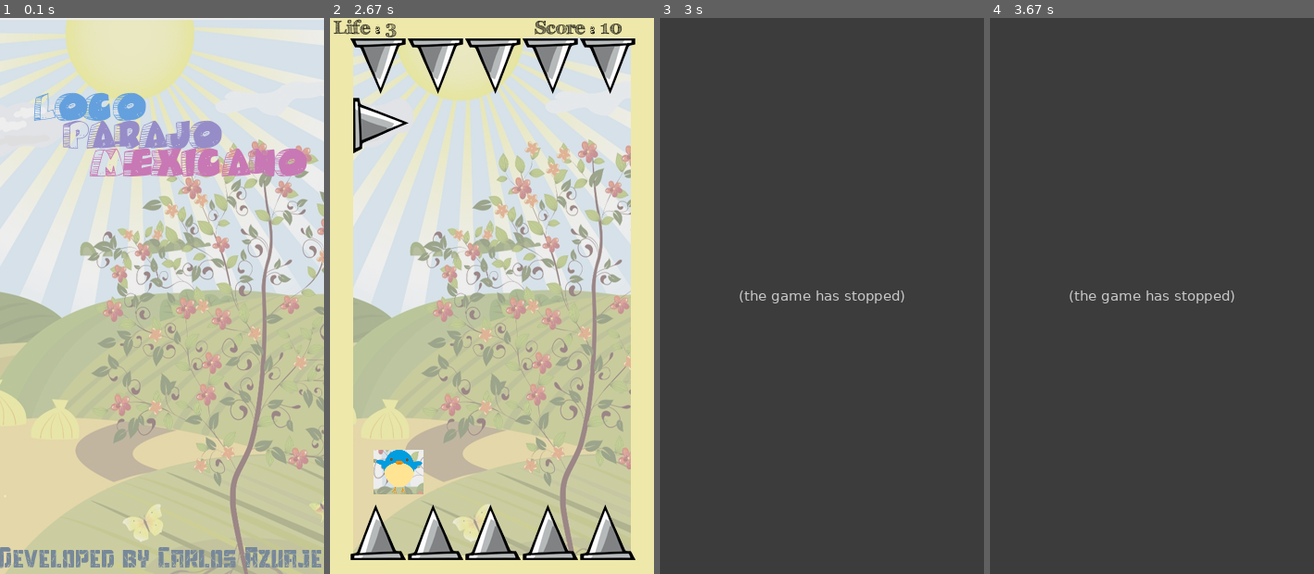
Above: before the commit, frames 1-4 (left to right).
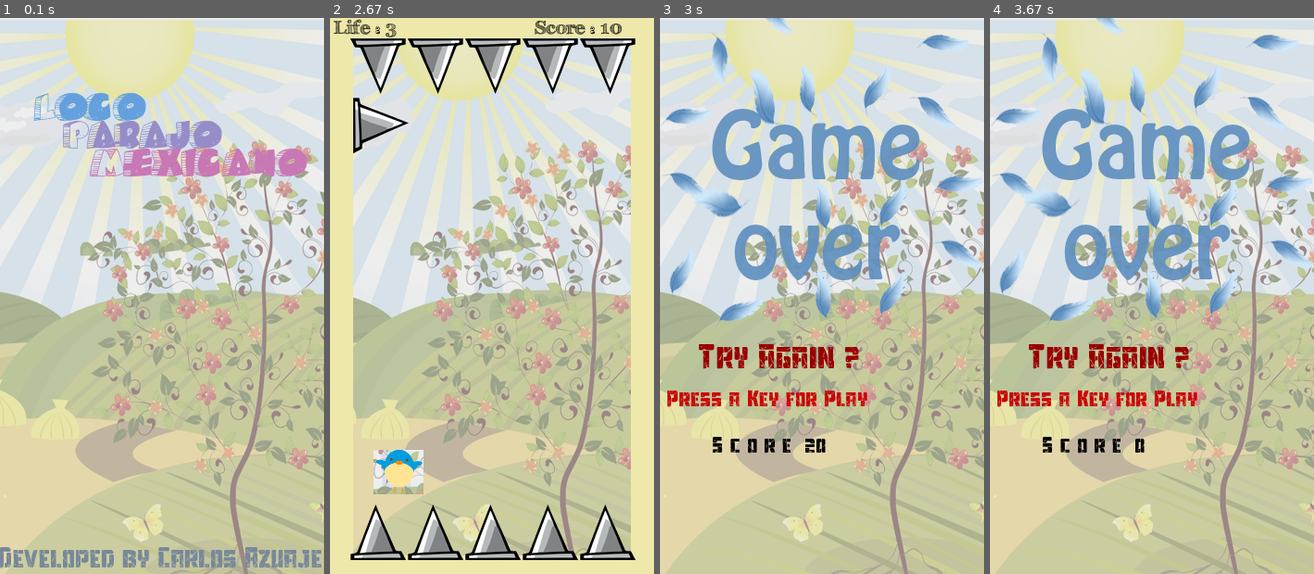
Above: after the commit, the same moments.

Repository: CharlyJazz/Pygame-Dont-touch-the-Spike
Game: pygame game, started from Main.py
Two runs of this game, one before a commit and one after it. Both use one fixed random seed, a clock stepped at 60 frames per second and the inputs below.
Inputs:
- Up to frame 1 (0.1 s): no input
- Up to frame 2 (2.67 s): tap Space at 0.33, 0.67, 1.07, 1.37, 1.57, 1.87, 2.23, 2.63 s
- Up to frame 3 (3 s): tap Space at 2.93 s
- Up to frame 4 (3.67 s): no input

Frames 1-2 are identical in both runs. In frame 3, 100% of the frame differs, in the area x 0-100%, y 0-100%; in frame 4, 100%.
Before the commit the program exited at 2.83 s; later frames show no game.

Commit message:
new music and jump sound, new bug...
loop bug

Diff:
--- a/Bird.py
+++ b/Bird.py
@@ -16,6 +16,7 @@
         self.rect.y = y
         self.gravity = 0.3
         self.game_status = game_on
+        self.jump_sound = pygame.mixer.Sound('jump.wav')
 
     def get_rect(self):
         return self.rect
@@ -44,9 +45,9 @@
             self.rect.y += 3
             self.vel[1] *= -1
 
-
     def up(self):
         self.vel[1] -= 2
+        self.jump_sound.play()
 
     def keydown(self):
         key = pygame.key.get_pressed()
@@ -64,6 +65,7 @@
         self.vel[0] = 3
 
     def update(self, screen):
+        self.jump_sound.set_volume(0.1)
         self.draw(screen)
         self.moving()
         self.keydown()
--- a/Main.py
+++ b/Main.py
@@ -9,6 +9,10 @@
 
 
 pygame.init()
+pygame.mixer.init()
+pygame.mixer.music.load('music.mp3')
+pygame.mixer.music.set_volume(0.5)
+pygame.mixer.music.play(-1)
 
 class Main(object):
     def __init__(self):
@@ -88,13 +92,15 @@
                 while self.collitionActive == False:
                     self.score -= 10
                     self.life -= 1
-                    self.exit_game()
+                    self.endGame = True
+                    self.try_again()
 
             if self.rectCharacter[1] >= HEIGHT - 130 and self.rectCharacter[1] <= HEIGHT: #BOTTOM
                 while self.collitionActive == False:
                     self.score -= 10
                     self.life -= 1
-                    self.exit_game()
+                    self.endGame = True
+                    self.try_again()
 
     def rightlimitbool(self):
         self.turn_Active = True
@@ -242,6 +248,7 @@
     def try_again(self):
         """Menu para controlar la desicion si quieres o no volver a jugar"""
         while self.endGame:
+            pygame.mixer.music.fadeout(1)
             pygame.display.update()
             screen.blit(self.background.image, self.background.rect)
             screen.blit(self.game_over_pic.image, self.game_over_pic.rect)
@@ -255,11 +262,15 @@
                     self.endGame = False
                     self.exit_game()
                 if e.type == pygame.KEYUP:
-                    self.endGame = False
+                    """LOOP ERROR IN BOTTOM AND TOP COLLITION"""
                     self.score = 0
                     self.HandlingScore = Create_Score(self.score)
                     self.life = 3
                     self.HandlingLife = Create_life(self.life)
+                    pygame.mixer.music.play(-1)
+                    self.main()
+                    self.endGame = False
+                    break
 
     def main(self):
         """"Grand Game"""
@@ -277,7 +288,7 @@
                 pygame.display.update()
                 self.update()
                 self.character.update(screen)
-                if self.score < 0 or self.life < 1:
+                if self.life < 1:
                     self.endGame = True
                     self.try_again()
         pygame.quit()
Not shown, added: jump.wav
Not shown, added: music.mp3
